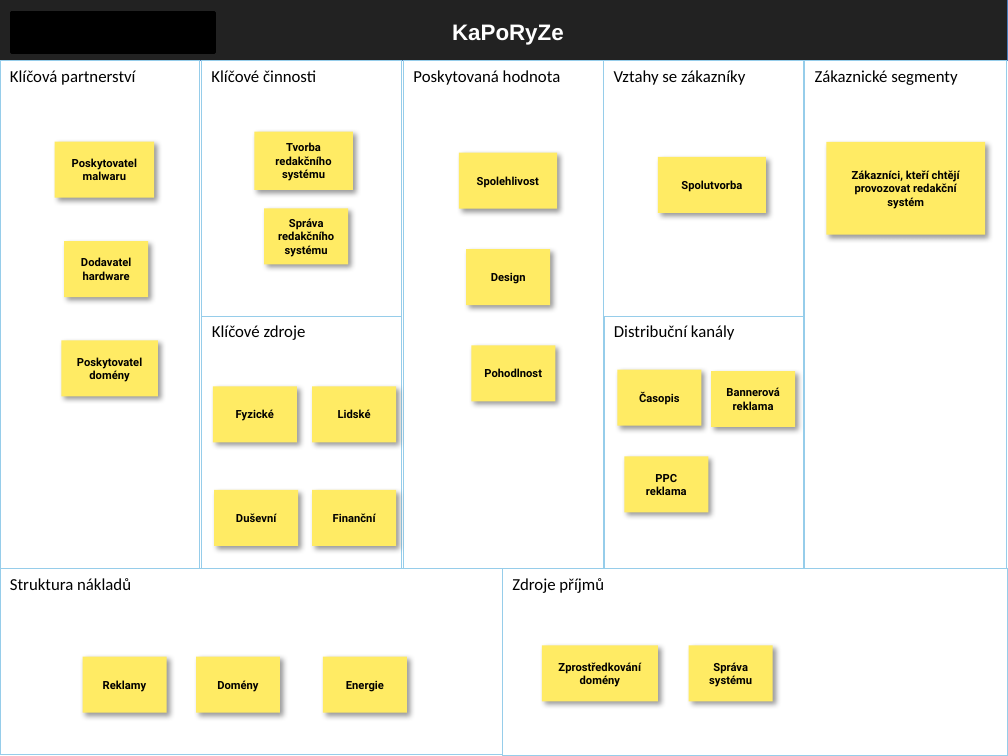
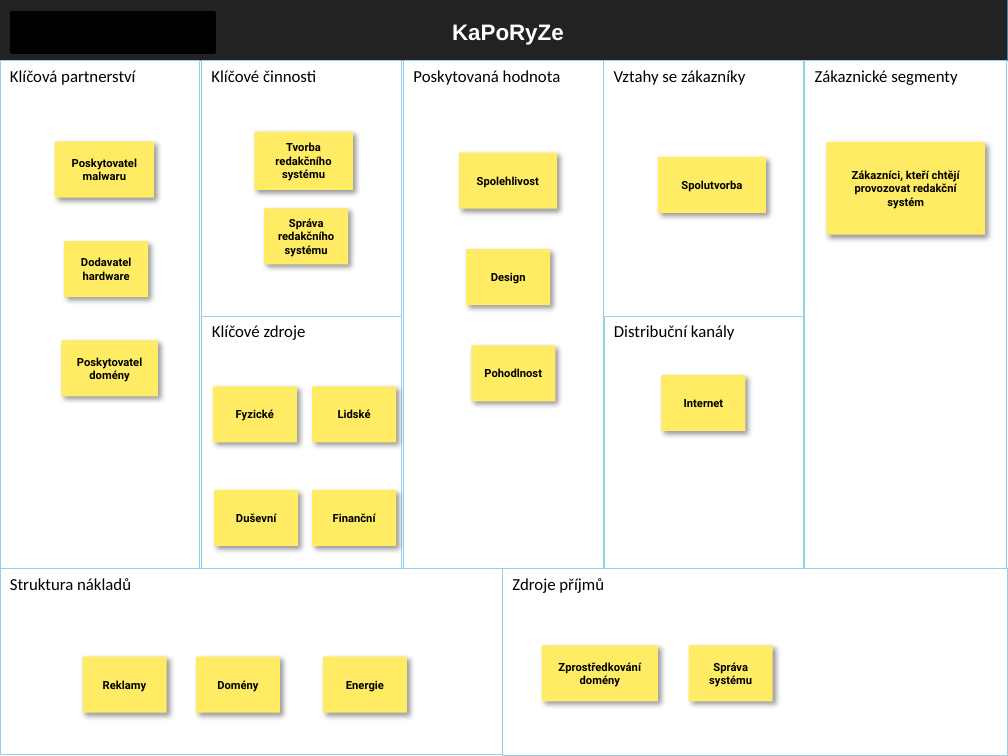
Before and after one commit to KaPoRyZe/RSP, a slide deck: slide 1 of Business-model/KaPoRyZe.pptx. Drawn at 1008x756 pixels with LibreOffice and Linux fonts; fonts in the diff are those of the drawing; background and template pictures are left out. Boxes give left, top, right and bottom in pixels: in the first picture for what was removed or moved away, otherwise in the second. Text is boxed around its words. In the diff, an @@ line names an element or a change of style, - is before the commit and + after.

```diff
--- a/Business-model/KaPoRyZe.pptx
+++ b/Business-model/KaPoRyZe.pptx
@@ rectangle "Internet": place and size @@
-rectangle "Internet" at box(617, 370, 701, 426)
+rectangle "Internet" at box(661, 375, 745, 431)
@@ rectangle removed at box(712, 371, 795, 427) @@
-Bannerová reklama
@@ text in rectangle at box(684, 399, 724, 407): text changed @@
-Časopis
+Internet
@@ rectangle removed at box(624, 457, 708, 513) @@
-PPC reklama
```
Also in this commit, not shown: 1 other file.
